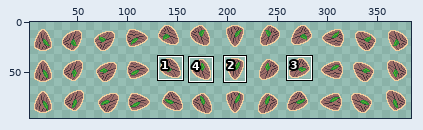
One commit to this sprite sheet: Froguelike/Assets/Pictures/Compass/compass_arrows_item_found.png. Above, an overview of the earlier version with the close-up marked.
Close-up. Earlier state:
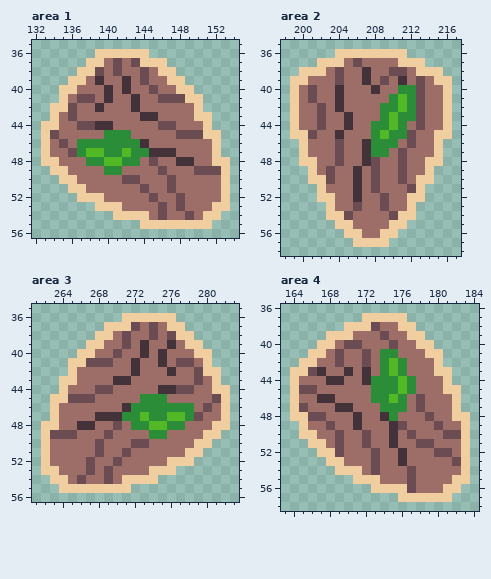
The file is 384x96 pixels. Shown: area 1: x 132..154, y 35..56; area 2: x 198..217, y 35..58; area 3: x 261..283, y 35..56; area 4: x 163..184, y 36..58. The wide view leaves out empty margins. The commit also changed other parts of the picture, which this record leaves out.
And afterwards:
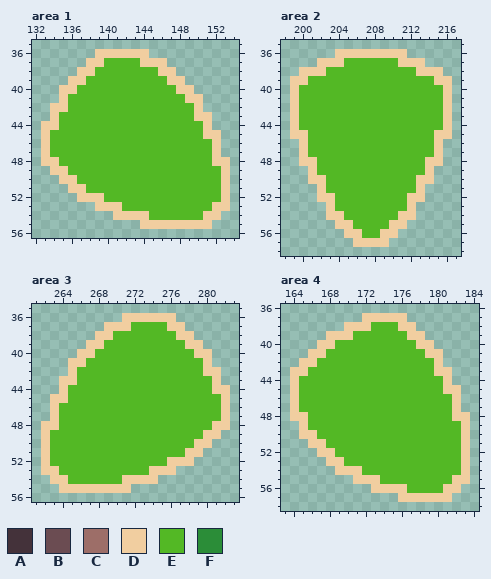
Palette (. is transparent): A #44323a  B #6b4c52  C #9d6e68  D #f1cea0  E #53b825  F #2b8d38
The edit:
Changed rows in their new state; - is an unchanged pixel.
Area 1:
first column x 134:
37 ------EEEE---------
38 -----EEEEEEE-------
39 ----EEEEEEEEE------
40 ---EEEEEEEEEEE-----
41 --EEEEEEEEEEEEE----
42 --EEEEEEEEEEEEEE---
43 -EEEEEEEEEEEEEEE---
44 -EEEEEEEEEEEEEEEE--
45 EEEEEEEEEEEEEEEEE--
46 EEEEEEEEEEEEEEEEEE-
47 EEEE--EE-EEEEEEEEE-
48 -EEEEE--EEEEEEEEEE-
49 --EEEEEEEEEEEEEEEEE
50 ---EEEEEEEEEEEEEEEE
51 ----EEEEEEEEEEEEEEE
52 ------EEEEEEEEEEEEE
53 --------EEEEEEEEEE-
54 -----------EEEEEE--
Area 2:
first column x 200:
37 -----EEEEEE-----
38 ---EEEEEEEEEE---
39 -EEEEEEEEEEEEEE-
40 EEEEEEEEEEEEEEEE
41 EEEEEEEEEEE-EEEE
42 EEEEEEEEEEE-EEEE
43 EEEEEEEEEE-EEEEE
44 EEEEEEEEEE-EEEEE
45 -EEEEEEEE-EEEEE-
46 -EEEEEEEEEEEEEE-
47 -EEEEEEEEEEEEEE-
48 --EEEEEEEEEEEE--
49 --EEEEEEEEEEEE--
50 ---EEEEEEEEEE---
51 ---EEEEEEEEEE---
52 ----EEEEEEEE----
53 ----EEEEEEEE----
54 -----EEEEEE-----
55 ------EEEE------
56 -------EE-------
Area 3:
first column x 263:
37 ---------EEEE------
38 -------EEEEEEE-----
39 ------EEEEEEEEE----
40 -----EEEEEEEEEEE---
41 ----EEEEEEEEEEEEE--
42 ---EEEEEEEEEEEEEE--
43 ---EEEEEEEEEEEEEEE-
44 --EEEEEEEEEEEEEEEE-
45 --EEEEEEEEEEEEEEEEE
46 -EEEEEEEEEEEEEEEEEE
47 -EEEEEEEEE-EE--EEEE
48 -EEEEEEEEEE--EEEEE-
49 EEEEEEEEEEEEEEEEE--
50 EEEEEEEEEEEEEEEE---
51 EEEEEEEEEEEEEEE----
52 EEEEEEEEEEEEE------
53 -EEEEEEEEEE--------
54 --EEEEEE-----------
Area 4:
first column x 165:
38 --------EEE-------
39 ------EEEEEE------
40 ----EEEEEEEEE-----
41 ---EEEEEEEEEEE----
42 --EEEEEEEE-EEEE---
43 -EEEEEEEEE-EEEE---
44 EEEEEEEEEEE-EEEE--
45 EEEEEEEEEEE-EEEE--
46 EEEEEEEEEE-EEEEEE-
47 EEEEEEEEEEEEEEEEE-
48 -EEEEEEEEEEEEEEEE-
49 -EEEEEEEEEEEEEEEEE
50 --EEEEEEEEEEEEEEEE
51 ---EEEEEEEEEEEEEEE
52 ----EEEEEEEEEEEEEE
53 -----EEEEEEEEEEEEE
54 -------EEEEEEEEEEE
55 ---------EEEEEEEE-
56 ------------EEEE--
Where, in picture pixels (left, top, right, bottom), the same in both close-ups:
changed: (50, 58, 221, 220)
changed: (299, 58, 443, 238)
changed: (50, 322, 221, 484)
changed: (299, 322, 461, 493)
